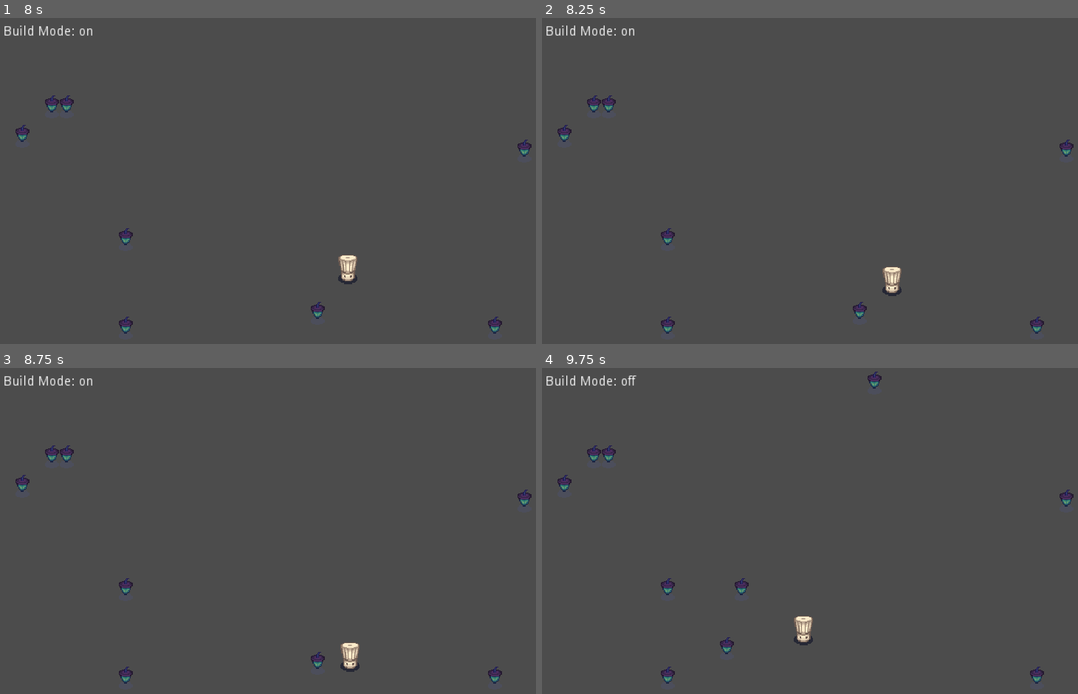
Above: before the commit, frames 1-4 (two rows, left to right).
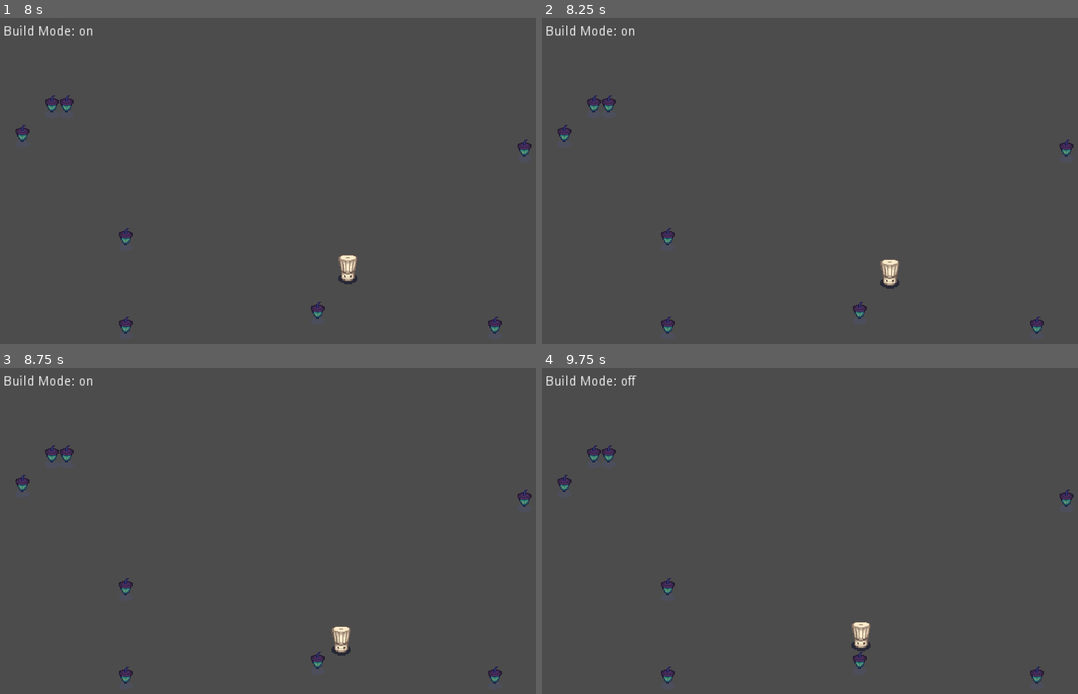
Above: after the commit, the same moments.

Repository: MageTrash/gdg-tangy-towers
Game: Godot game, scene res://Scenes/Maps/TestingScene.tscn
The game is run twice, just before and just after one commit, with the same random seed, the same clock (stepped at 60 frames per second) and the same inputs. The project has no main scene, so this scene is started directly.
Inputs:
- Up to frame 1 (8 s): tap E at 0.5, 1.25, 2, 2.1, 2.75, 3.5, 4.25, 4.35, 6.6 s; hold D (move_right) 0.53-1.28 s; tap Space at 0.6, 0.77, 1.07, 1.52, 1.55, 1.82, 2.3, 2.85, 3.02, 3.32, 3.77, 3.8, 4.07, 4.52, 4.55, 4.82, 5.1, 6.02, 6.05, 6.32, 6.77, 6.8, 7.07, 7.35, 7.52, 7.82 s; hold S (move_down) 1.28-2.03 s; tap Shift (move_slow) at 1.35, 5.85 s; hold D (move_right) 2.03-2.78 s; hold W (move_up) 2.78-3.53 s; hold Shift (move_slow) 3.53-4.28 s; hold A (move_left) 3.53-5.03 s; hold S (move_down) 5.03-5.78 s; hold D (move_right) 5.78-6.53 s; hold W (move_up) 6.53-7.28 s; hold D (move_right) from 7.28 s (still down)
- Up to frame 2 (8.25 s): release D (move_right) at 8.03 s; hold S (move_down) from 8.03 s (still down); hold Shift (move_slow) from 8.03 s (still down)
- Up to frame 3 (8.75 s): keep holding S (move_down); keep holding Shift (move_slow); tap Space at 8.3 s
- Up to frame 4 (9.75 s): release S (move_down) at 8.78 s; release Shift (move_slow) at 8.78 s; hold A (move_left) 8.78-9.53 s; tap E at 8.85 s; tap Space at 9.02, 9.05, 9.32, 9.6 s; hold W (move_up) from 9.53 s (still down)

Frame 1 is identical in both runs. In frame 2, 0.4% of the frame differs, in the area x 63-68%, y 73-86%; in frame 3, 0.5%; in frame 4, 0.9%, in the area x 33-64%, y 1-93%.

Commit message:
added placing towers (it only does basetower for now)

Diff:
--- a/src/Scenes/Objects/Player.tscn
+++ b/src/Scenes/Objects/Player.tscn
@@ -10,10 +10,6 @@
 
 [sub_resource type="RectangleShape2D" id=2]
 extents = Vector2( 30, 30 )
-
-[sub_resource type="CapsuleShape2D" id=4]
-radius = 6.0
-height = 12.0
 
 [sub_resource type="SpriteFrames" id=3]
 animations = [ {
@@ -60,10 +56,6 @@
 rotation = 1.5708
 shape = SubResource( 2 )
 
-[node name="CollisionShape2D2" type="CollisionShape2D" parent="ExcludeSpawn"]
-rotation = 1.5708
-shape = SubResource( 4 )
-
 [node name="AnimatedSprite" type="AnimatedSprite" parent="."]
 frames = SubResource( 3 )
 animation = "carrying"
--- a/src/Scripts/BaseTower.gd
+++ b/src/Scripts/BaseTower.gd
@@ -15,10 +15,17 @@
 var root2: float
 var result: Vector2
 
+
 func _ready() -> void:
 	cooldown.wait_time = 1 / fire_rate
 	sight_area.connect("area_entered", self, "in_sight")
 	sight_area.connect("area_exited", self, "out_of_sight")
+	$ExcludeSpawn.connect("body_exited", self, "left_spawn_area")
+
+
+func left_spawn_area(body: PhysicsBody2D) -> void:
+	if body.is_in_group("Player"):
+		$StaticBody2D/CollisionShape2D.set_deferred("disabled", false)
 
 
 func in_sight(area: Area2D) -> void:
--- a/src/Scripts/Player.gd
+++ b/src/Scripts/Player.gd
@@ -52,16 +52,22 @@
 			is_building = !is_building
 			emit_signal("building", is_building)
 
+		# check if towers collisionshape intersects with anything else
 		if event.pressed and event.scancode == KEY_SPACE and is_building:
 			var current_tower = tower.instance()
 			var tower_shape = current_tower.get_node("StaticBody2D/CollisionShape2D")
 			var space = get_world_2d().direct_space_state
 			var query = Physics2DShapeQueryParameters.new()
-			query.collide_with_areas = true
+#			query.collide_with_areas = true
 			query.shape_rid = tower_shape.shape.get_rid()
 			var shape_trans: Transform2D = tower_shape.transform
 			shape_trans.origin = global_transform.origin
 			query.transform = shape_trans
 			query.exclude = [self, $ExcludeSpawn]
 			var results = space.intersect_shape(query)
-			print(results)
+			if results == []:
+				tower_shape.set_disabled(true)
+				current_tower.global_position = global_position
+				get_parent().get_node("Towers").add_child(current_tower)
+			else:
+				current_tower.queue_free()
Not shown: 1 places in src/Scenes/Objects/Player.tscn that only renumber resources
